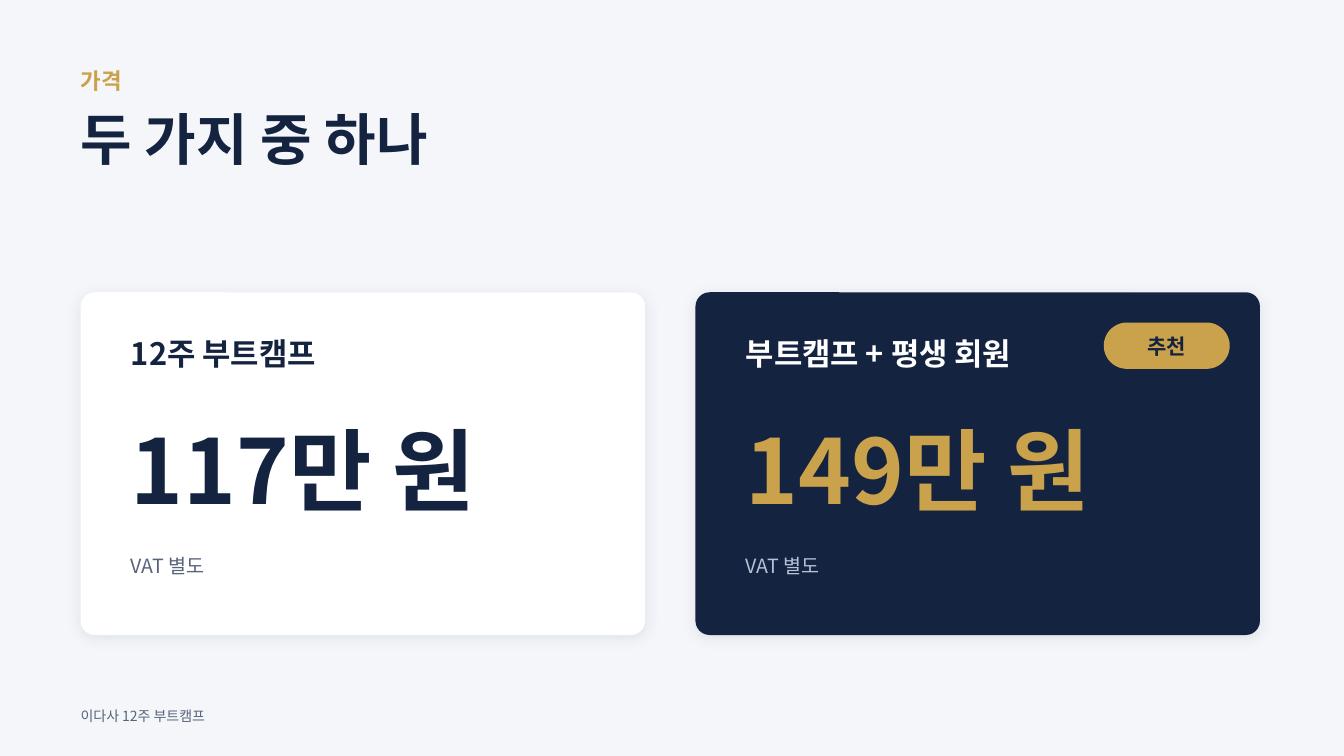
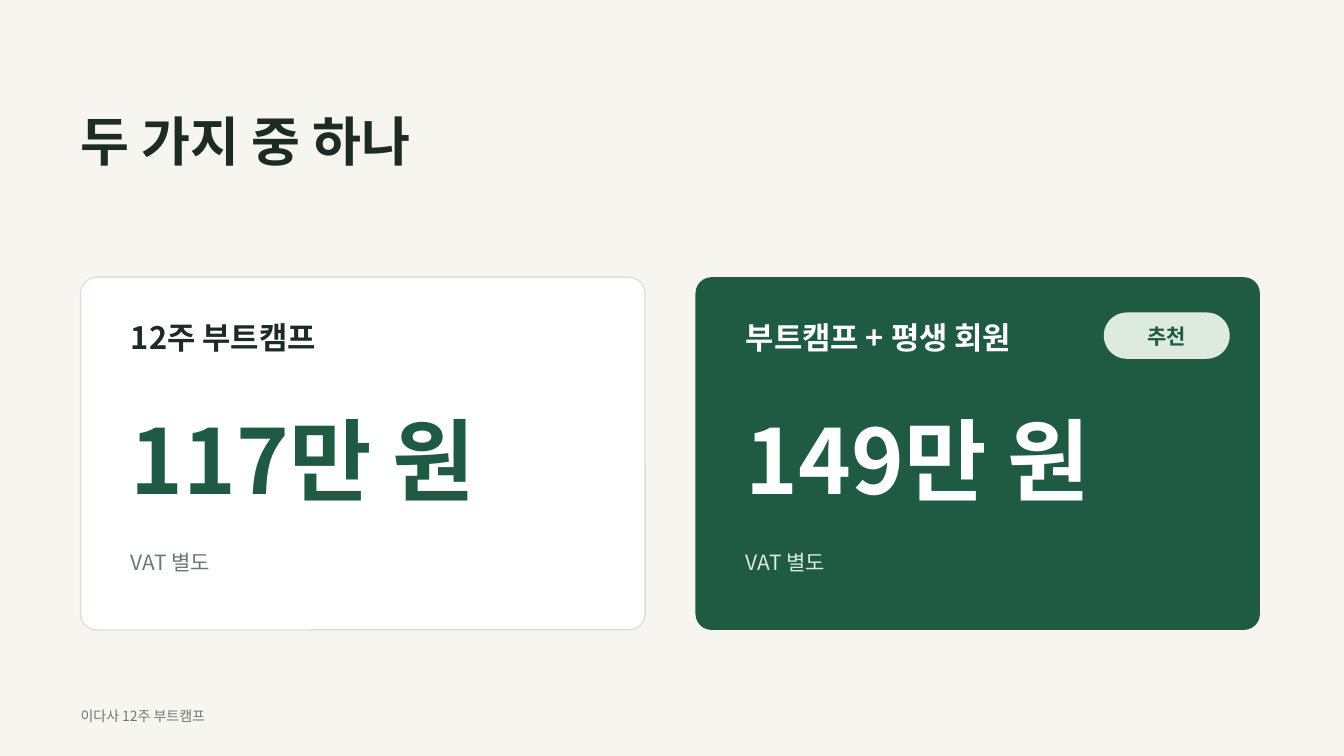
Before and after one commit to wnsgh55811-boop/speed, a slide deck: slide 25 of idasa-ot/이다사_12주부트캠프_OT.pptx (slide 17 before the commit). Drawn at 1344x756 pixels with LibreOffice and Linux fonts; fonts in the diff are those of the drawing. Boxes give left, top, right and bottom in pixels: in the first picture for what was removed or moved away, otherwise in the second. Text is boxed around its words. In the diff, an @@ line names an element or a change of style, - is before the commit and + after.

```diff
--- a/idasa-ot/이다사_12주부트캠프_OT.pptx
+++ b/idasa-ot/이다사_12주부트캠프_OT.pptx
@@ background #F4F6FA to #F7F5EF @@
@@ text removed at (81,70,122,91) @@
-가격
@@ title "두 가지 중 하나" at (81,116,411,166): size 40 to 38 pt, text colour #142340 to #1C2B23; line spacing 1.05 to 1.08 @@
@@ rounded rectangle: place and size @@
-rounded rectangle at (81,292,645,635)
+rounded rectangle at (81,277,645,630)
@@ rounded rectangle at (81,277,645,630): outline none to #D8E2D6 1 pt; shadow off; proportions changed @@
@@ rounded rectangle: place and size @@
-rounded rectangle at (696,292,1260,635)
+rounded rectangle at (696,277,1260,630)
@@ rounded rectangle at (696,277,1260,630): fill #142340 to #1F5A43; shadow off; proportions changed @@
@@ text "12주 부트캠프": place and size @@
-text "12주 부트캠프" at (131,339,316,368)
+text "12주 부트캠프" at (131,323,316,352)
@@ text "12주 부트캠프" at (131,323,316,352): text colour #142340 to #1C2B23 @@
@@ text "부트캠프 + 평생 회원": place and size @@
-text "부트캠프 + 평생 회원" at (746,339,1012,368)
+text "부트캠프 + 평생 회원" at (746,323,1012,352)
@@ 3 texts, 1 rounded rectangle: place and size @@
-3 texts, 1 rounded rectangle at (131,323,1230,511)
+3 texts, 1 rounded rectangle at (131,313,1230,501)
@@ text "추천" at (1147,326,1186,346): text colour #142340 to #1F5A43 @@
@@ rounded rectangle at (1104,313,1230,359): fill #C9A24B to #DCEBDD @@
@@ text "117만 원" at (131,419,474,501): text colour #142340 to #1F5A43 @@
@@ text "149만 원" at (746,419,1089,501): text colour #C9A24B to #FFFFFF @@
@@ text "VAT 별도" at (131,552,211,572): size 14 to 15 pt, text colour #586379 to #6B7A71 @@
@@ text "VAT 별도" at (746,552,825,572): size 14 to 15 pt, text colour #B8C2D4 to #DCEBDD @@
@@ text "이다사 12주 부트캠프" at (81,709,205,722): text colour #586379 to #6B7A71 @@
```
Also in this commit, not shown: 16 other slides changed, 14 slides added, 6 slides removed, 3 other files.
